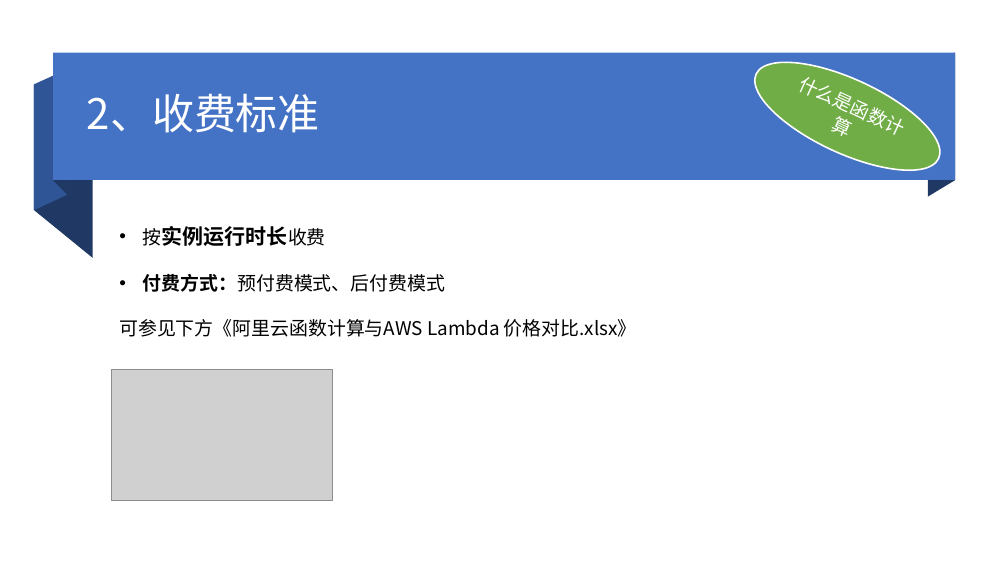
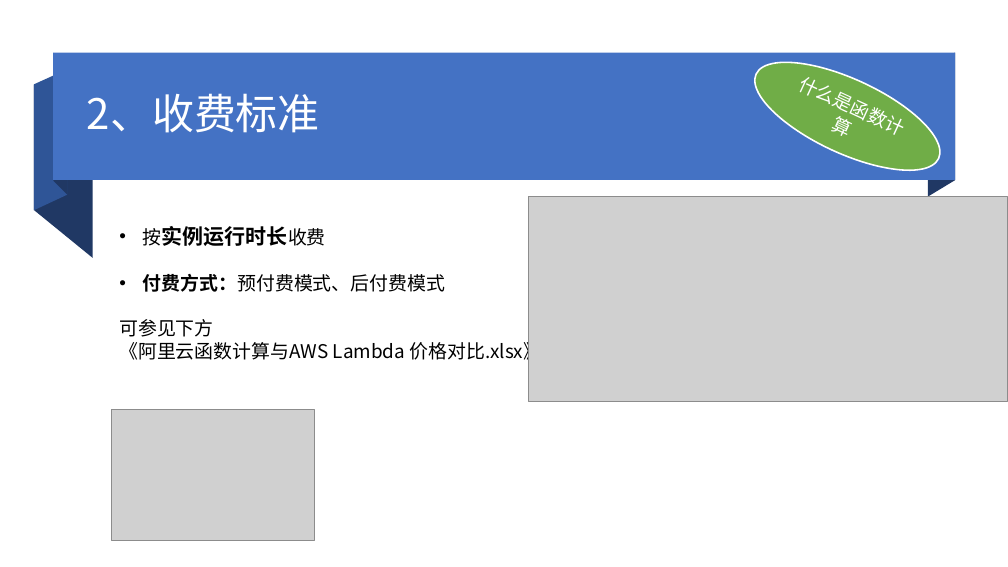
Before and after one commit to wangqisong/fc, a slide deck: slide 5 of doc/阿里云函数计算.pptx. Drawn at 1008x567 pixels with LibreOffice and Linux fonts; fonts in the diff are those of the drawing; grey boxes stand for pictures. Boxes give left, top, right and bottom in pixels: in the first picture for what was removed or moved away, otherwise in the second. Text is boxed around its words. In the diff, an @@ line names an element or a change of style, - is before the commit and + after.

```diff
--- a/doc/阿里云函数计算.pptx
+++ b/doc/阿里云函数计算.pptx
@@ picture added at box(529, 197, 1008, 402) @@
@@ text at box(119, 319, 542, 363): text changed @@
-可参见下方《阿里云函数计算与AWS Lambda 价格对比.xlsx》
+可参见下方
+《阿里云函数计算与AWS Lambda 价格对比.xlsx》
@@ picture: place and size @@
-picture at box(112, 370, 332, 501)
+picture at box(112, 409, 315, 540)
```
Also in this commit, not shown: 8 other slides changed, 2 slides added.
